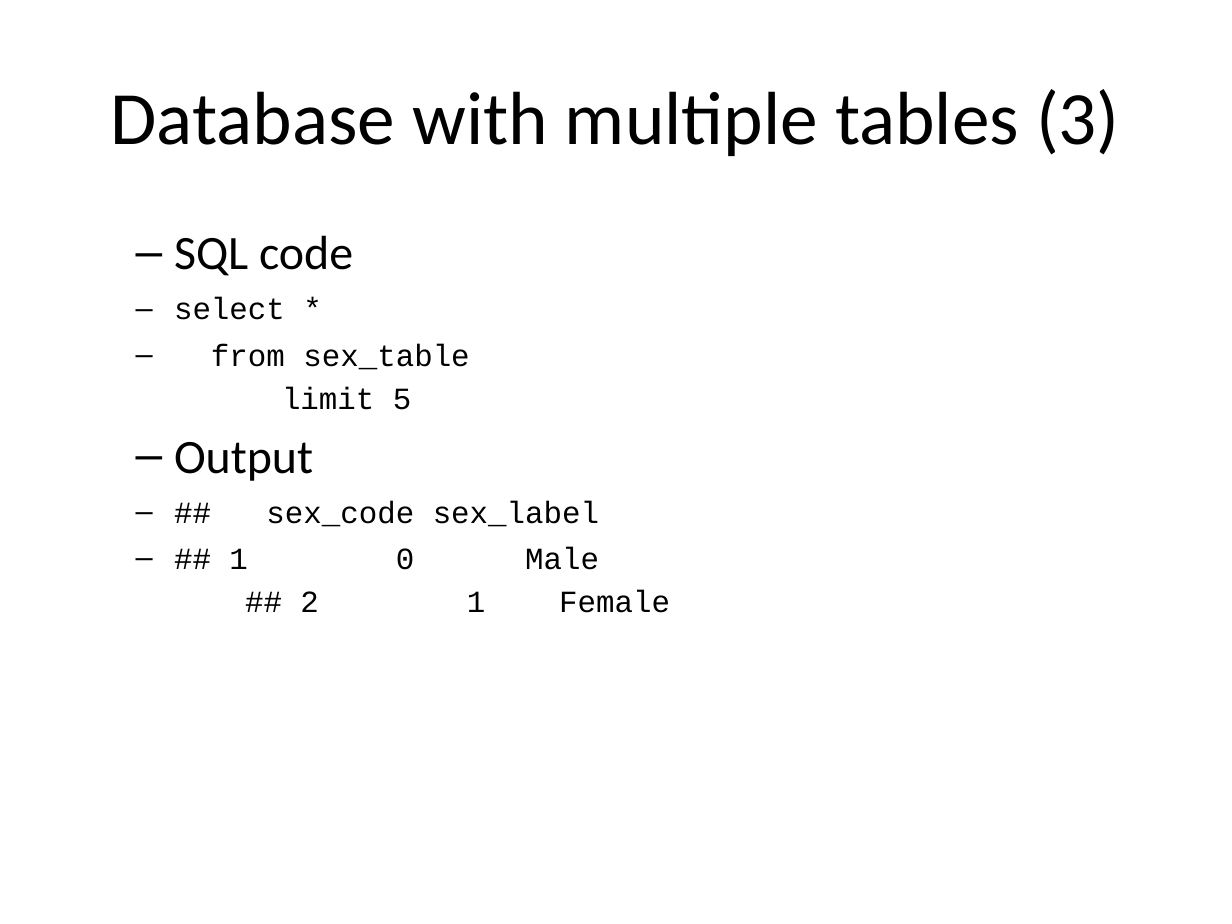
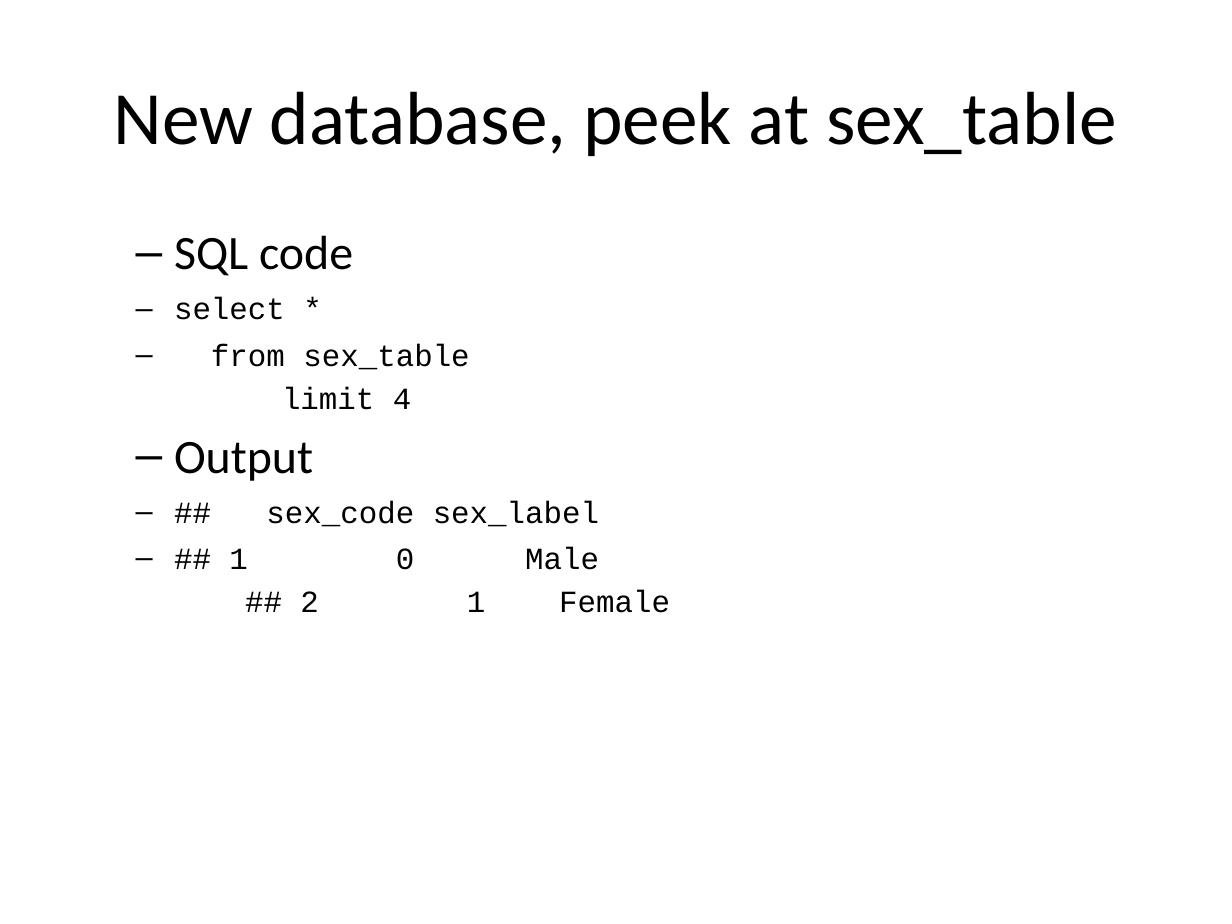
Before and after one commit to pmean/introduction-to-sql, a slide deck: slide 7 of src/simple-joins.pptx (slide 4 before the commit). Drawn at 1232x924 pixels with LibreOffice and Linux fonts; fonts in the diff are those of the drawing. Boxes give left, top, right and bottom in pixels: in the first picture for what was removed or moved away, otherwise in the second. Text is boxed around its words. In the diff, an @@ line names an element or a change of style, - is before the commit and + after.

```diff
--- a/src/simple-joins.pptx
+++ b/src/simple-joins.pptx
@@ title at (x1=114, y1=91, x2=1117, y2=156): text changed @@
-Database with multiple tables (3)
+New database, peek at sex_table
@@ text at (x1=174, y1=297, x2=469, y2=410): text changed @@
-select *
-from sex_table
-limit 5
+select *
+from sex_table
+limit 4
```
Also in this commit, not shown: 7 other slides changed, 16 slides added, 2 other files.
